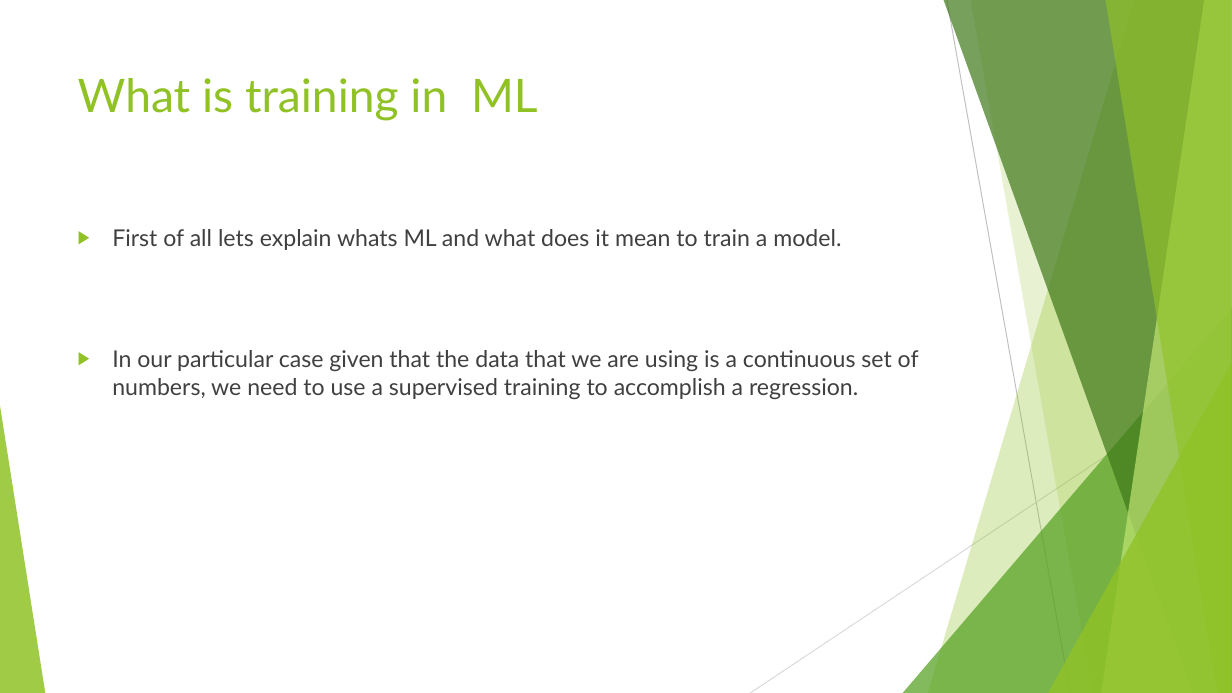
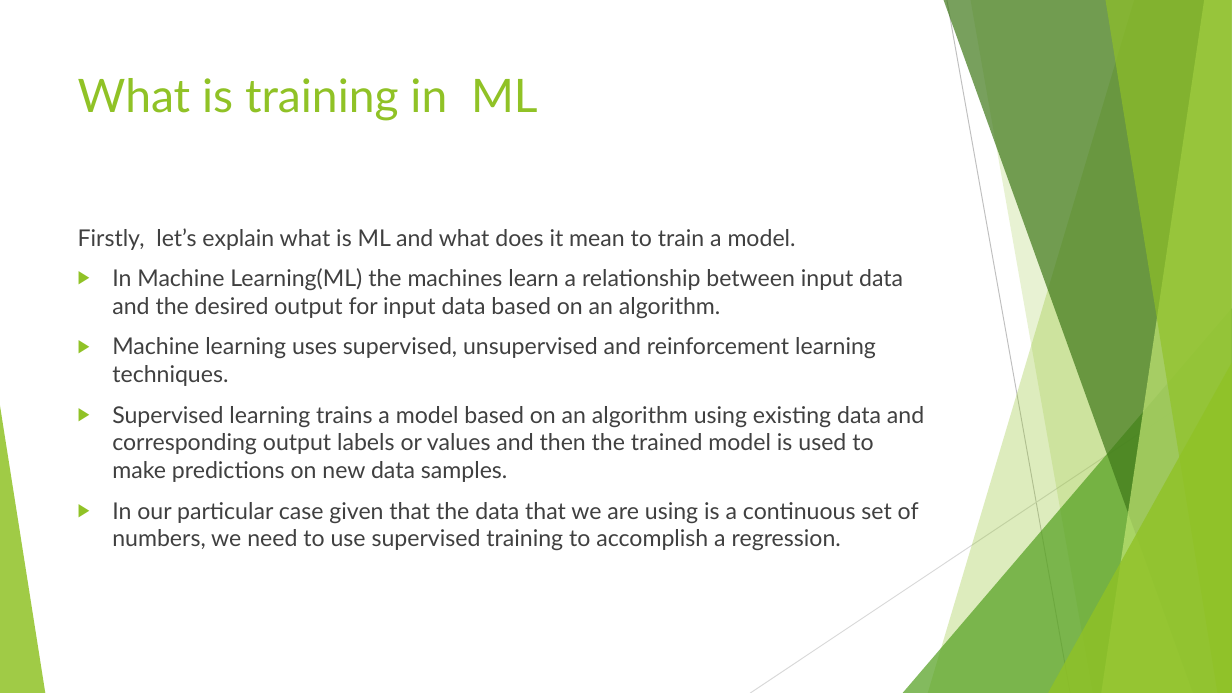
Before and after one commit to drummersoul/Cryptocurrency-Price-Prediction, a slide deck: slide 8 of Power Point Presentations/Presentation Week 3 Group D.pptx. Drawn at 1232x693 pixels with LibreOffice and Linux fonts; fonts in the diff are those of the drawing. Boxes give left, top, right and bottom in pixels: in the first picture for what was removed or moved away, otherwise in the second. Text is boxed around its words. In the diff, an @@ line names an element or a change of style, - is before the commit and + after.

```diff
--- a/Power Point Presentations/Presentation Week 3 Group D.pptx
+++ b/Power Point Presentations/Presentation Week 3 Group D.pptx
@@ text at <box>78,228,924,550</box>: text changed @@
-▶ First of all lets explain whats ML and what does it mean to train a model.
-▶ In our particular case given that the data that we are using is a continuous set of numbers, we need to use a supervised training to accomplish a regression.
+Firstly, let’s explain what is ML and what does it mean to train a model.
+▶ In Machine Learning(ML) the machines learn a relationship between input data and the desired output for input data based on an algorithm.
+▶ Machine learning uses supervised, unsupervised and reinforcement learning techniques.
+▶ Supervised learning trains a model based on an algorithm using existing data and corresponding output labels or values and then the trained model is used to make predictions on new data samples.
+▶ In our particular case given that the data that we are using is a continuous set of numbers, we need to use supervised training to accomplish a regression.
```
Also in this commit, not shown: 8 other slides changed, 1 slide added, 1 other file.
